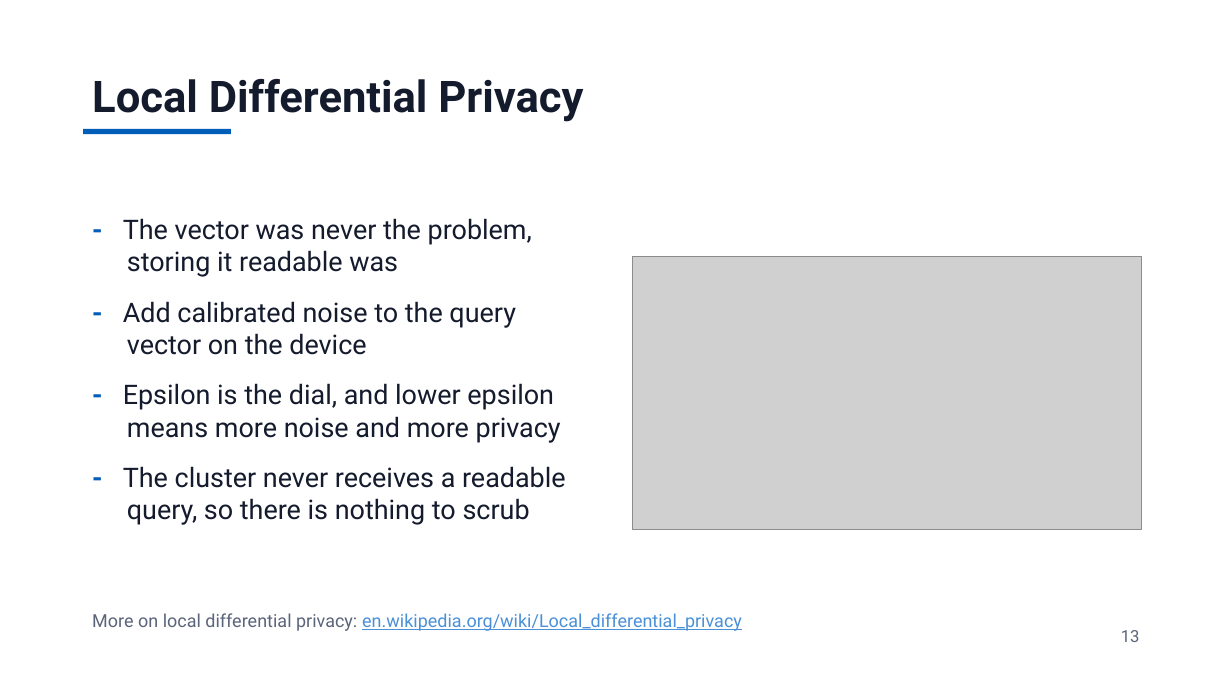
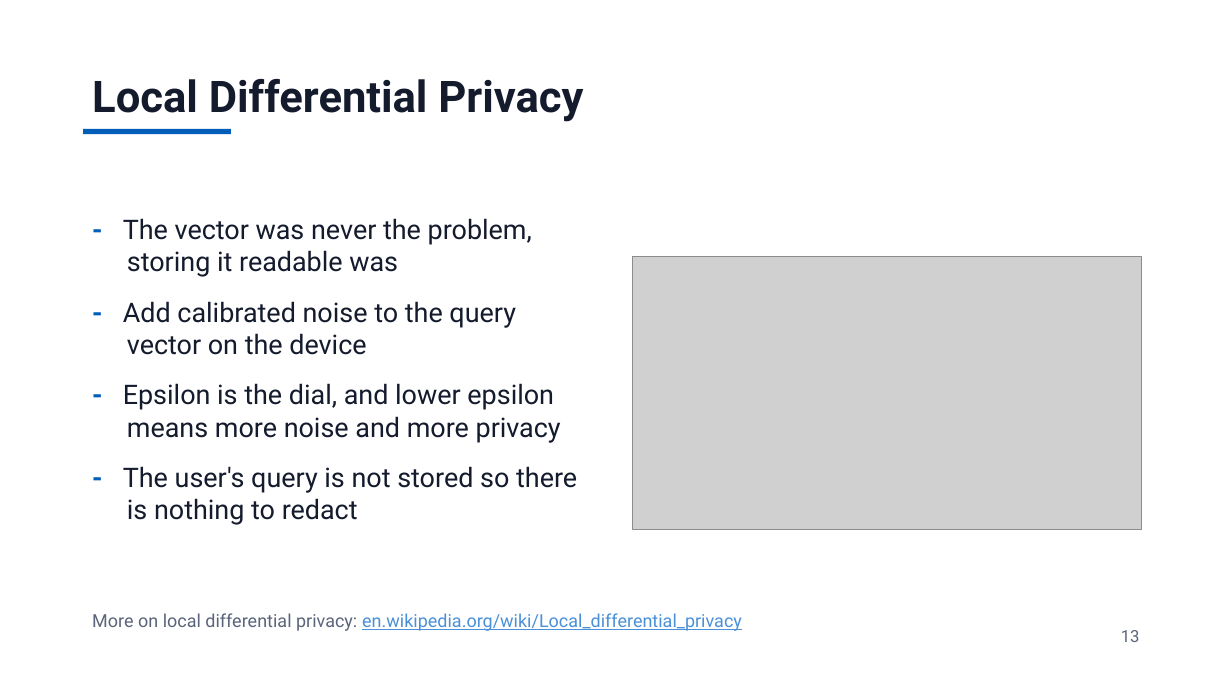
Before and after one commit to jzonthemtn/ldp-for-search, a slide deck: slide 13 of ldp_for_search_slides.pptx. Drawn at 1232x693 pixels with LibreOffice and Linux fonts; fonts in the diff are those of the drawing; grey boxes stand for pictures. Boxes give left, top, right and bottom in pixels: in the first picture for what was removed or moved away, otherwise in the second. Text is boxed around its words. In the diff, an @@ line names an element or a change of style, - is before the commit and + after.

```diff
--- a/ldp_for_search_slides.pptx
+++ b/ldp_for_search_slides.pptx
@@ text at [123, 466, 577, 525]: text changed @@
-- The cluster never receives a readable query, so there is nothing to scrub
+- The user's query is not stored so there is nothing to redact
```
Also in this commit, not shown: 7 other slides changed, 1 slide added, 1 slide removed, 5 other files.
